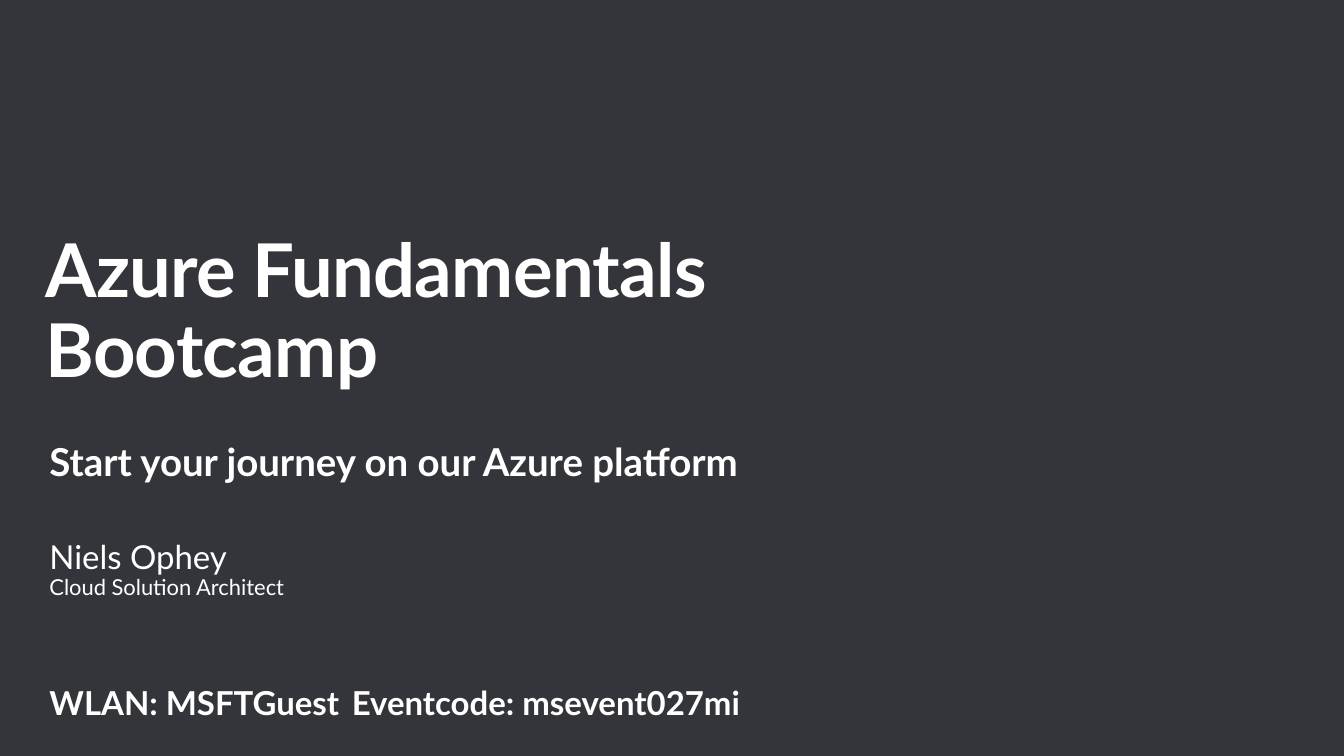
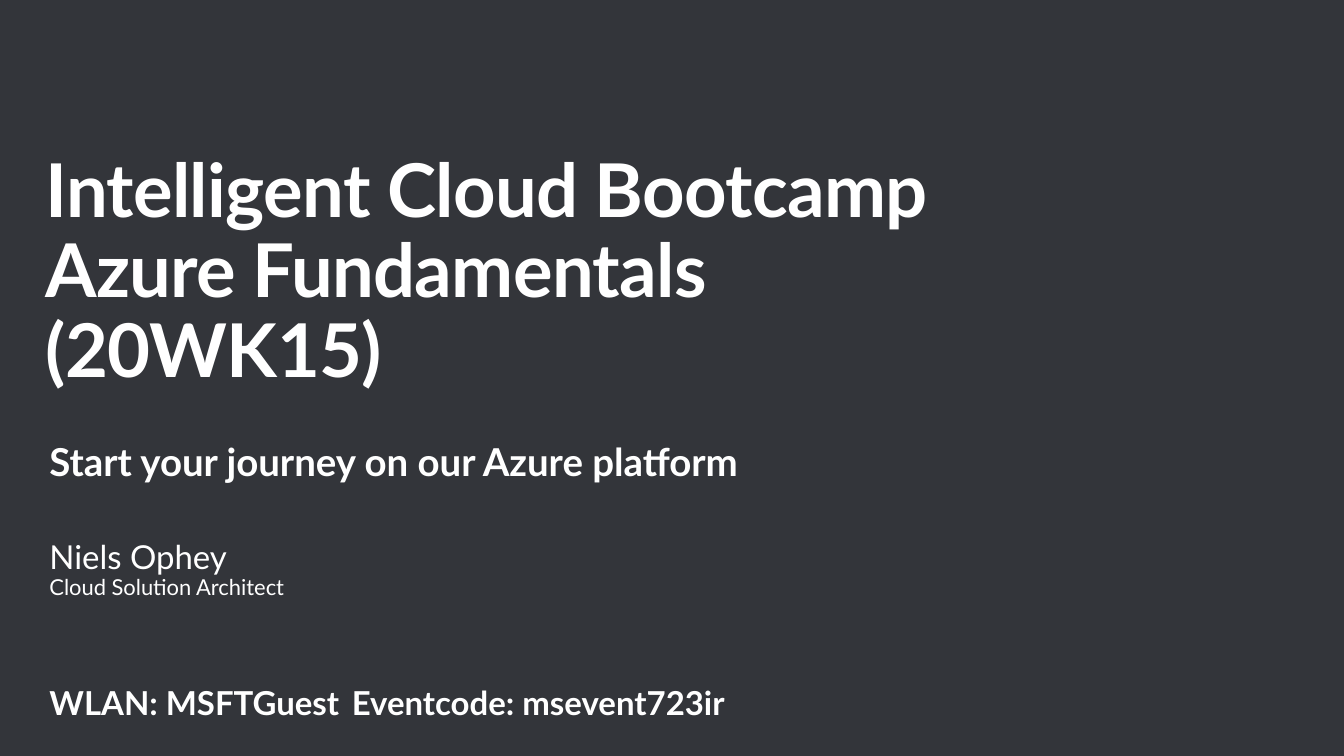
Before and after one commit to CSA-OCP-GER/azure-fundamentals-v2, a slide deck: slide 1 of bootcamp-azure-fundamentels-v2.pptx. Drawn at 1344x756 pixels with LibreOffice and Linux fonts; fonts in the diff are those of the drawing; background and template pictures are left out. Boxes give left, top, right and bottom in pixels: in the first picture for what was removed or moved away, otherwise in the second. Text is boxed around its words. In the diff, an @@ line names an element or a change of style, - is before the commit and + after.

```diff
--- a/bootcamp-azure-fundamentels-v2.pptx
+++ b/bootcamp-azure-fundamentels-v2.pptx
@@ title at [45, 162, 928, 389]: text changed @@
-Azure Fundamentals Bootcamp
+Intelligent Cloud Bootcamp
+Azure Fundamentals (20WK15)
@@ text at [49, 690, 724, 716]: text changed @@
-WLAN: MSFTGuest Eventcode: msevent027mi
+WLAN: MSFTGuest Eventcode: msevent723ir
```
Also in this commit, not shown: 1 other slide changed, 6 other files.
